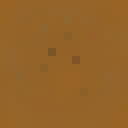
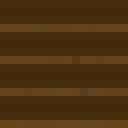
The second 128px x 128px image is a revision of the first. Changes to its layers:
added group "Rules" with 47 layers above "TilledWet" over 0, 0, 128, 128
moved "GrassRules" into group "Rules" over 0, 0, 128, 128
added group "RuleLines" with 9 layers in group "Rules" over 0, 0, 128, 128
showed group "TilledWet" (2nd of 3) (1 layers) over 0, 0, 128, 128
painted on "TilledWet" (3rd of 3, in "TilledWet") over 40, 24, 96, 128
hid group "DirtDry" (2nd of 3) (1 layers) over 0, 0, 128, 128
